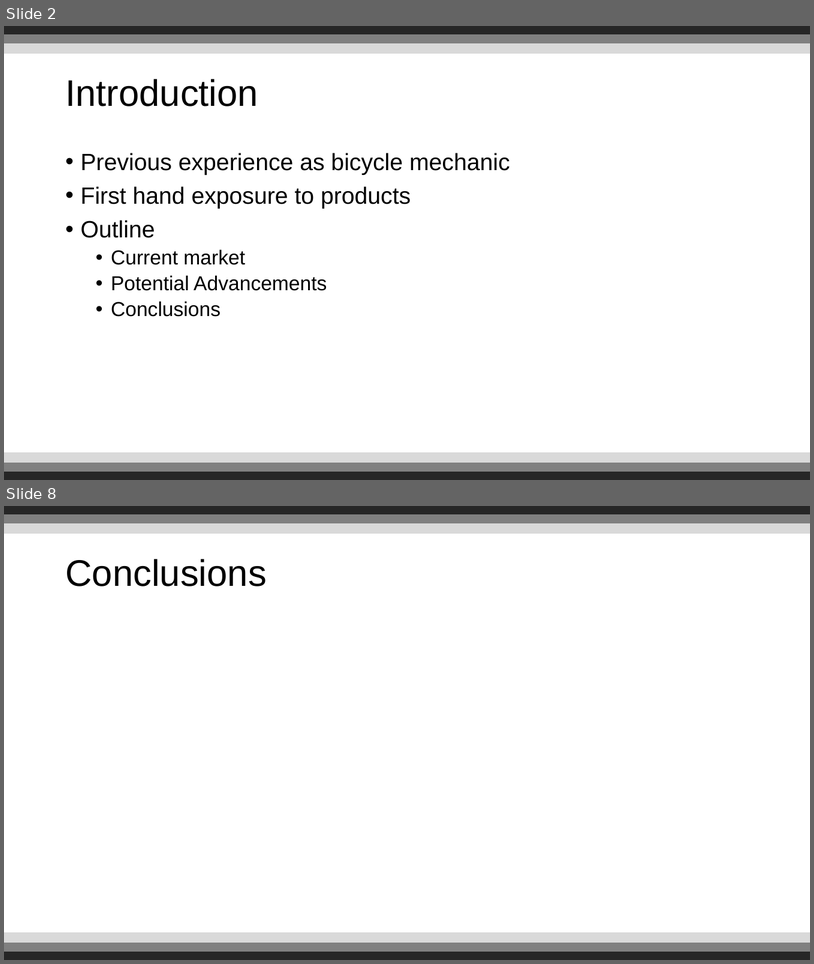
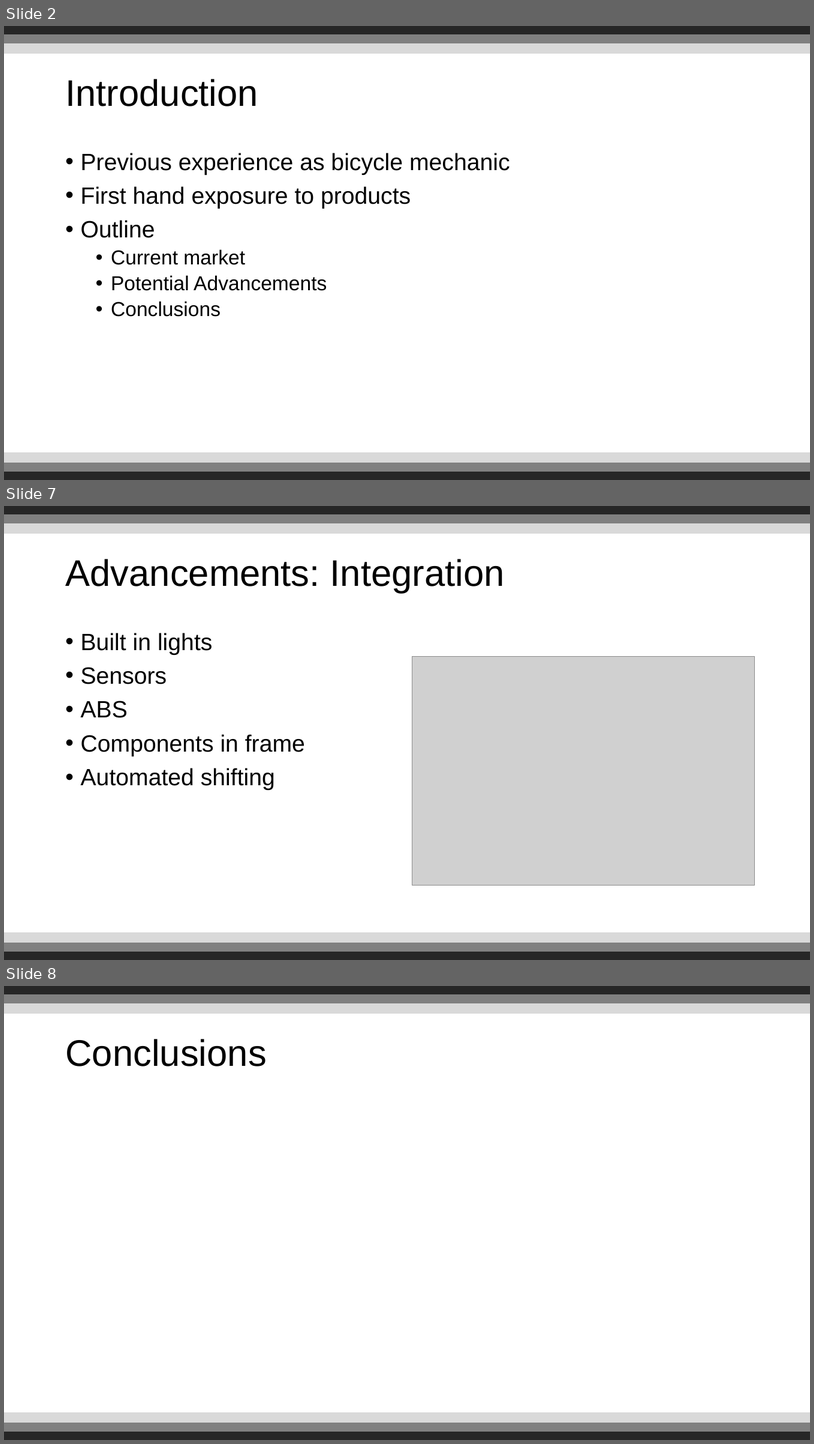
Before and after one commit to Reignable/Employment-Docs, a slide deck: companies/Bosch/presentation/Presentation.pptx. Shown one above the other, each under a label of ours: slides 2 and 8 before the commit, slides 2, 7 and 8 after it; the slides between them are not shown. The pictures are 814x964 and 814x1444 pixels, drawn with LibreOffice and Linux fonts; fonts in the diff are those of the drawing; grey boxes stand for pictures; background and template pictures are left out. Boxes give left, top, right and bottom in pixels: in the first picture for what was removed or moved away, otherwise in the second. Text is boxed around its words. In the diff, an @@ line names an element or a change of style, - is before the commit and + after.

```diff
--- a/companies/Bosch/presentation/Presentation.pptx
+++ b/companies/Bosch/presentation/Presentation.pptx
@@ slide 7 added at [4, 506, 810, 960], background #FFFFFF; not listed: 6 template elements that a slide beside it also shows @@
@@ title added at [65, 559, 505, 593], 44 pt, text #000000 @@
+Advancements: Integration
@@ text added at [81, 633, 305, 790], 28 pt, text #000000 @@
+• Built in lights
+• Sensors
+• ABS
+• Components in frame
+• Automated shifting
@@ picture added at [413, 657, 755, 885] @@
```
Also in this commit, not shown: 4 slides changed, 1 slide removed.
